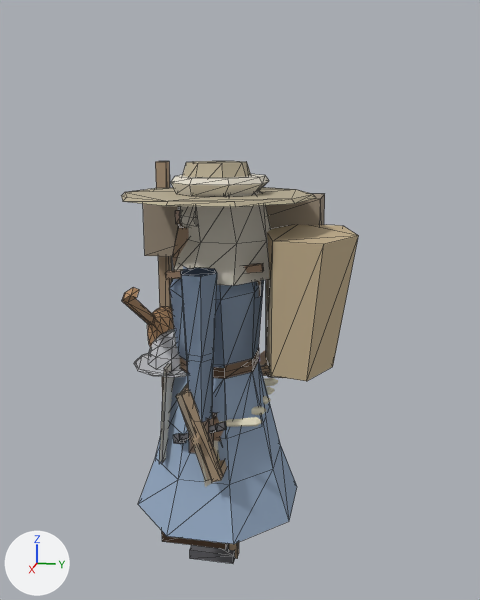
The glTF model game/assets/modelle/figuren/figur_zwerg.glb as it was, and as the next commit left it.
Camera for both pictures: a 50 mm camera at (2.33, 0.55, 1.51) aimed at (-0.11, 0.06, 0.9). Every picture has the same lights, and +X, +Y and +Z are marked at lower left. The older version comes first. Mesh edges are drawn as thin lines on the coarser meshes.

Before the edit, the objects in view are built like this:
```python
me_buendel = bpy.data.meshes.new('Buendel')
me_buendel.from_pydata(...)  # 8 vertices, 10 faces; spans x -0.44..-0.2, y -0.35..0.35, z 1.04..1.28
me_buendel.materials.append(mat_figur)
me_dochtstab = bpy.data.meshes.new('Dochtstab')
me_dochtstab.from_pydata(...)  # 198 vertices, 272 faces; spans x -0.35..0.35, y -0.014..0.201, z 0.5..0.555
me_dochtstab.materials.append(mat_figur)
me_lappen = bpy.data.meshes.new('Lappen')
me_lappen.from_pydata(...)  # 174 vertices, 232 faces; spans x -0.319..0.155, y -0.323..0.109, z 0.463..0.798
me_lappen.materials.append(mat_figur)
ob_buendel = bpy.data.objects.new('Buendel', me_buendel)
ob_buendel.location = (0.0, 0.0, 0.0)
ob_dochtstab = bpy.data.objects.new('Dochtstab', me_dochtstab)
ob_dochtstab.location = (0.0, 0.0, 0.0)
ob_lappen = bpy.data.objects.new('Lappen', me_lappen)
ob_lappen.location = (0.0, 0.0, 0.0)
# also in view: 'Koerper_Mann' at (0.0, 0.0, 0.69); 'Hacke' at (-0.27, -0.09, 0.13); 'Strohhut' at (0.0, 0.0, 1.36); 'Laute' at (0.06, -0.23, 0.84); 'Stab' at (-0.31, -0.3, 0.7)
```
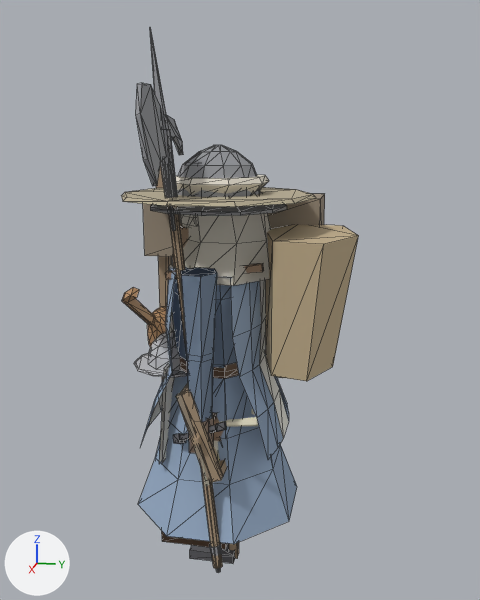
Commit message: Figuren: Wachen-Tracht (Eisenhut, Waffenrock, Hellebarde) für die Torwächter

Edits to the scene script, one JSON object a line:
```json
{"op": "add", "block": "me_waffenrock", "code": ["me_waffenrock = bpy.data.meshes.new('Waffenrock')", "me_waffenrock.from_pydata(...)  # 64 vertices, 84 faces; spans x -0.26..0.26, y -0.261..0.261, z 0.425..1.055", "me_waffenrock.materials.append(mat_figur)"]}
{"op": "add", "block": "me_hellebarde", "code": ["me_hellebarde = bpy.data.meshes.new('Hellebarde')", "me_hellebarde.from_pydata(...)  # 100 vertices, 156 faces; spans x -0.02..0.38, y -0.19..0.08, z 0.01..1.85", "me_hellebarde.materials.append(mat_figur)"]}
{"op": "add", "block": "me_eisenhut", "code": ["me_eisenhut = bpy.data.meshes.new('Eisenhut')", "me_eisenhut.from_pydata(...)  # 108 vertices, 178 faces; spans x -0.246..0.246, y -0.242..0.25, z 1.26..1.479", "me_eisenhut.materials.append(mat_figur)"]}
{"op": "add", "block": "ob_waffenrock", "code": ["ob_waffenrock = bpy.data.objects.new('Waffenrock', me_waffenrock)", "ob_waffenrock.location = (0.0, 0.0, 0.0)"]}
{"op": "add", "block": "ob_hellebarde", "code": ["ob_hellebarde = bpy.data.objects.new('Hellebarde', me_hellebarde)", "ob_hellebarde.location = (0.0, 0.0, 0.0)"]}
{"op": "add", "block": "ob_eisenhut", "code": ["ob_eisenhut = bpy.data.objects.new('Eisenhut', me_eisenhut)", "ob_eisenhut.location = (0.0, 0.0, 0.0)"]}
```

Where the change shows, as pixel boxes [x1, y1, x2, y2] in the pictures (480 x 600 px):
```json
{"object": "Waffenrock", "change": "added", "after": [140, 264, 289, 460]}
{"object": "Hellebarde", "change": "added", "after": [136, 27, 223, 572]}
{"object": "Eisenhut", "change": "added", "after": [150, 145, 287, 216]}
```
